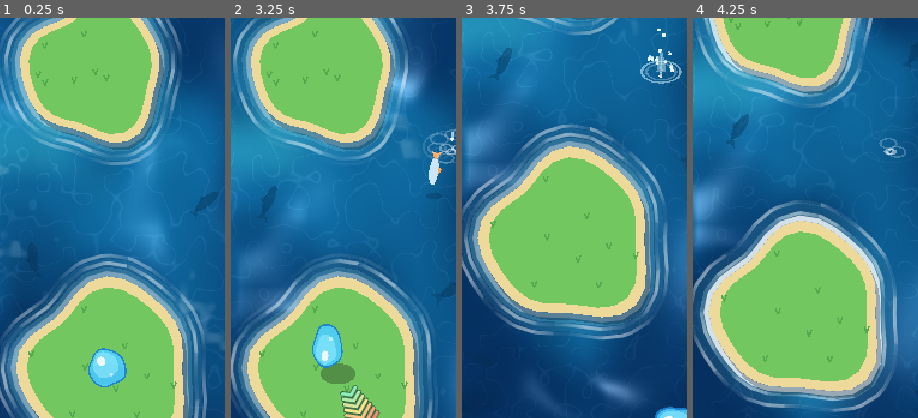
Above: before the commit, frames 1-4 (left to right).
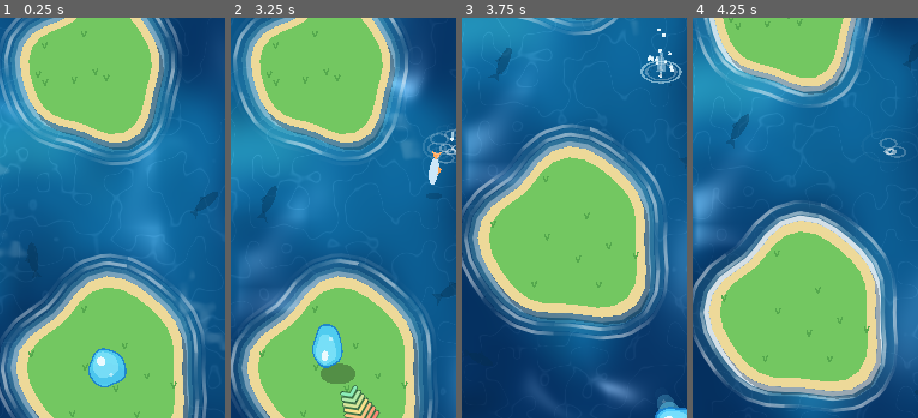
Above: after the commit, the same moments.

Repository: msagimbekov/ggjumps
Game: Godot game, scene res://scenes/main.tscn
Two runs of this game, one before a commit and one after it. Both use one fixed random seed, a clock stepped at 60 frames per second and the inputs below.
Inputs (mouse positions are % of the whole screen's width and height, from its top left):
- Up to frame 1 (0.25 s): no input
- Up to frame 2 (3.25 s): move the mouse to (72, 45) at 0.52 s; click (72, 45) at 0.67 s; drag from (30, 55) to (45, 70) at 1.27 s; move the mouse to (60, 28) at 2.02 s; click (60, 28) at 2.17 s; drag from (45, 70) to (20, 35) at 2.77 s
- Up to frame 3 (3.75 s): move the mouse to (80, 65) at 3.52 s; click (80, 65) at 3.67 s
- Up to frame 4 (4.25 s): no input
The pictures show only the part of the screen within x 26-76%, y 26-76%; the shares and areas given below are measured in that part.

Frames 1-2 are identical in both runs. In frame 3, 0.2% of the frame differs, in the area x 86-97%, y 94-98%; in frame 4, nothing differs.

Commit message:
Jump trail: visible beyond the bubble edge, more opaque
Co-Authored-By: Claude Sonnet 5.5 <noreply@anthropic.com>

Diff:
--- a/scripts/fx.gd
+++ b/scripts/fx.gd
@@ -31,8 +31,8 @@
 ## One puff of the jump trail; stronger jumps leave bigger, brighter, longer-lasting ones.
 func trail(p: Vector2, power: float, speed: float) -> void:
 	# Lifetime from the speed so the tail is always shorter than the bubble is wide.
-	var length := Bubble.R * (0.8 + 0.7 * power)
-	_trail.append({"p": p, "t": 0.0, "life": length / maxf(speed, 1.0), "r": Bubble.R * (0.55 + 0.3 * power), "a": 0.4 + 0.45 * power})
+	var length := Bubble.R * (1.5 + 0.9 * power)  # measured from the bubble centre; the first R is hidden under it
+	_trail.append({"p": p, "t": 0.0, "life": length / maxf(speed, 1.0), "r": Bubble.R * (0.6 + 0.3 * power), "a": 0.6 + 0.4 * power})
 
 
 ## A water splash: rings, a rising jet and a crown of droplets that fly out and fall back.
